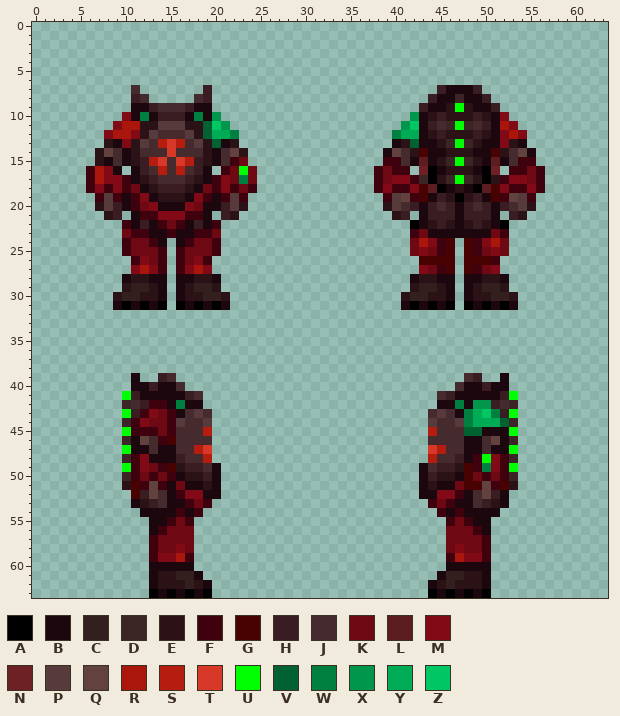
Pixel-art sprite, stored at Resources/Textures/Clothing/OuterClothing/Hardsuits/cybersun.rsi/equipped-OUTERCLOTHING.png. Above: the version before the commit.
The file is 64x64 pixels. Colours within 5 levels of each other are drawn and written as one.
Palette (. is transparent): A #000000  B #1c070e  C #321f1e  D #3b2525  E #2a1217  F #3f010d  G #480202  H #391d23  J #452b2d  K #6e0812  L #5d1c1f  M #820a16  N #6e2125  P #573a3c  Q #61423f  R #aa160b  S #b51e0e  T #d73827  U #00ff00  V #006231  W #008040  X #00964b  Y #00ab55  Z #00c763
After:
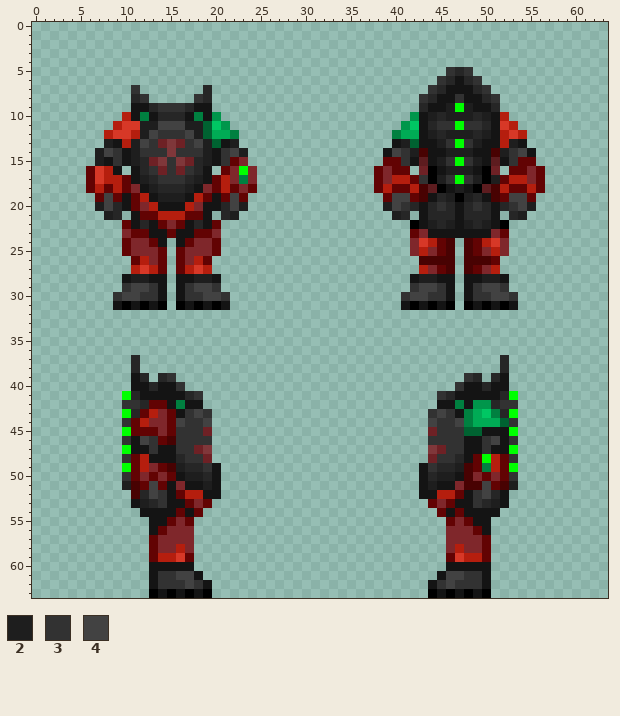
Colours new in this view: 2 #1e1e1e  3 #323232  4 #424242
Diff:
colour B: #1c070e -> #141414
colour F: #3f010d -> #620303
colour H: #391d23 -> #262626
colour K: #6e0812 -> #7f272b
colour R: #aa160b -> #d73827
colour T: #d73827 -> #7f373a
Changed rows in their new state; - is a pixel that keeps its letter.
first column x 7:
 5 ---------------------------------------3H3-------
 6 --------------------------------------3HBH3------
 7 ----3--------------------------------3-----3-----
 8 -----3-----3------------------------3---3---3----
 9 -------333-----------------------------2-2-------
10 ---S---------------------------------2-222-2-S---
11 --S--2244422--------------------------33-33---S--
12 -S--S2433342-------------------------2-222-2-S-S-
13 -2-S243N-N342--2------------------2---23-32--S2--
14 243-2333-3332-342----------------432---222---234-
15 2-3-2-N-3-N-2-3-------------------3---23-32---3--
16 -S----3N3N3----------------------------222-------
17 -SS--2-333-2--S------------------SS-3-23-32-2-SS-
18 S-S---2---2---S-----------------S--S----2----S--S
19 -4---S-222-S---4-----------------44----2-2----44-
20 24----S---S----42---------------243---3---3---342
21 -2-----SSS-----2-----------------2-------------2-
22 -------------------------------------2-2-2-2-----
24 -------------------------------------S-----S-----
25 ------------------------------------S-------S----
26 -----S-----S-------------------------------------
27 ----S-S---S-S-----------------------S-------S----
28 ----22-----22-----------------------22-----22----
29 ---3443---3443---------------------3443---3443---
30 --34433---33443-------------------34433---33443--
first column x 10:
37 -H----------------------------------------H-
38 -H----------------------------------------H-
39 --H--3--------------------------------3--H--
40 ------3------------------------------3------
41 --------3--------------------------3--------
42 33----------------------------------------33
43 ---S---343------------------------343-------
44 3-S---4334------------------------4334-----3
45 ------333N------------------------N333------
46 3-43--3333------------------------3333--34-3
47 ---3--33N--------------------------N33--3---
48 3-S----33N------------------------N33----S-3
49 --S---2--3------------------------3--2---S--
50 3------22--------------------------22------3
51 2--4-----2------------------------2-----4--2
52 ---43--SS--------------------------SS--34---
53 --2-3----------------------------------3-2--
first column x 14:
58 --S------------------------------S--
59 SS--------------------------------SS
61 3344----------------------------4433
62 33343--------------------------34333
Where, in picture pixels (left, top, right, bottom), the same in both pictures:
changed: (374, 67, 545, 310)
changed: (86, 85, 257, 310)
changed: (122, 355, 221, 598)
changed: (419, 355, 518, 598)
